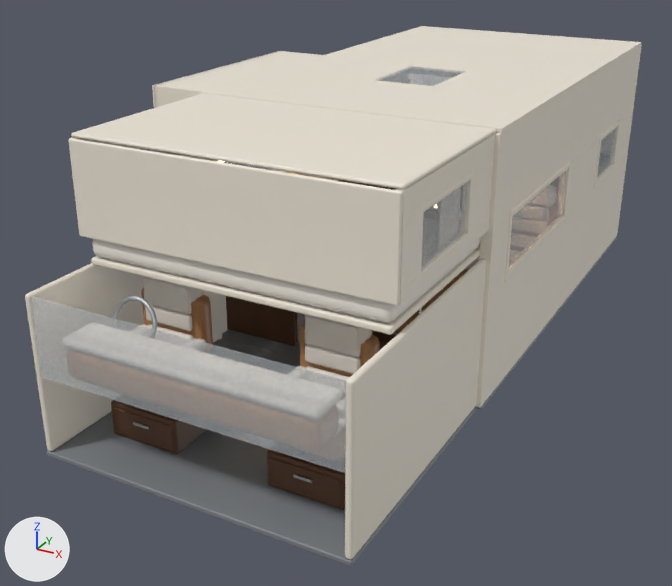
The Blender file model/rv.blend as it was, and as the next commit left it.
Camera for both pictures: a 50 mm camera at (3.08, -5.63, 3.45) aimed at (-0.39, 0.67, 0.3). Arrows for +X, +Y and +Z are at lower left; the lights stay in place. The first picture is the older version.

Names of what the first picture shows: 'alcove_bed', 'bulkhead', 'cab_details', 'cab_seat_kerb', 'cab_seat_off', 'ceiling', 'floor', 'shell_details', 'slideout_base', 'slideout_shell', 'wall_kerb' and 6 more.
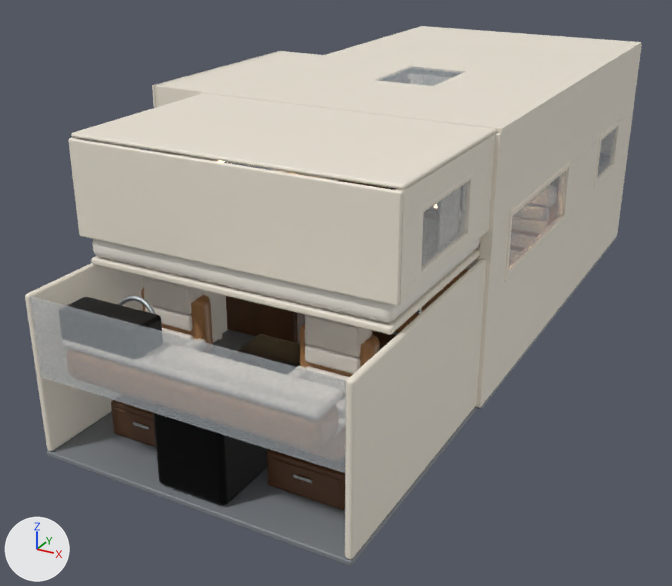
Pixel boxes (x1, y1, x2, y2) of what changed, in the pictures (672 x 586 px):
'cab_details', reshaped
    before: (112, 296, 157, 330)
    after: (67, 296, 300, 505)
part 1 of me_cube_046, added (black)
    after: (153, 334, 300, 505)
part 2 of me_cube_046, added (black)
    after: (67, 297, 162, 331)

The change, as a diff of the scene's bpy script:
```diff
--- a/model/rv.blend.py
+++ b/model/rv.blend.py
@@ me_cube_046 @@
 # used by ob_cab_details; location = (0.0, 0.0, 0.0)
-me_cube_046.from_pydata(...)  # 936 vertices, 942 faces; spans x -0.93..0.93, y -1.92..-1.49, z 0.5..1.07
+me_cube_046.from_pydata(...)  # 1176 vertices, 1164 faces; spans x -0.93..0.93, y -1.92..-0.7, z 0.0..1.07
+# me_cube_046 part 1: a new loose piece of 96 vertices spanning x -0.26..0.26, y -1.9..-0.7, z 0.0..0.56, in mat_role_metal_dark (black #1f1f1f)
+# me_cube_046 part 2: a new loose piece of 96 vertices spanning x -0.93..-0.31, y -1.91..-1.65, z 0.85..1.07, in mat_role_metal_dark (black #1f1f1f)
+# other edits to the shape of me_cube_046 do not show in these pictures
 me_cube_046.materials.append(mat_role_upholstery_bolster)
@@ me_cube_046 @@
 me_cube_046.materials.append(mat_role_metal_brushed)
+me_cube_046.materials.append(mat_role_metal_dark)  # black #1f1f1f
```
